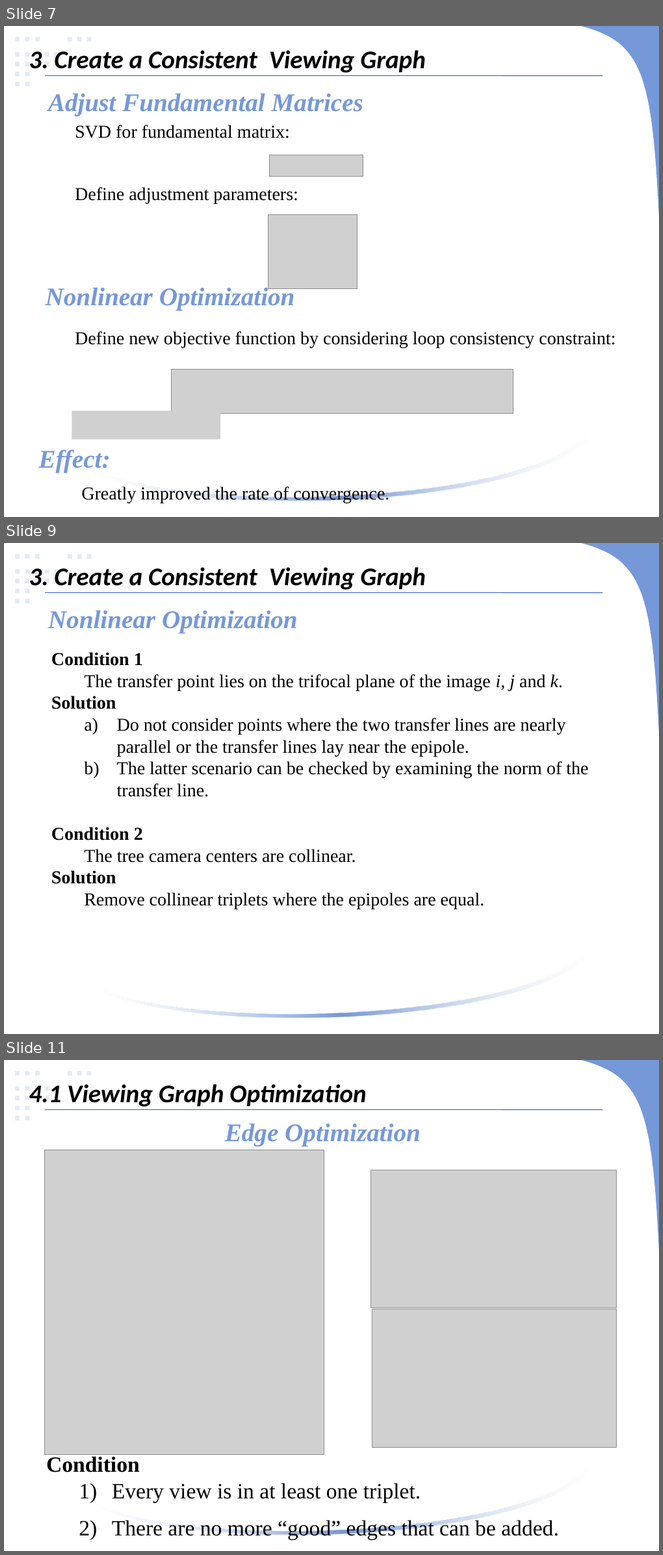
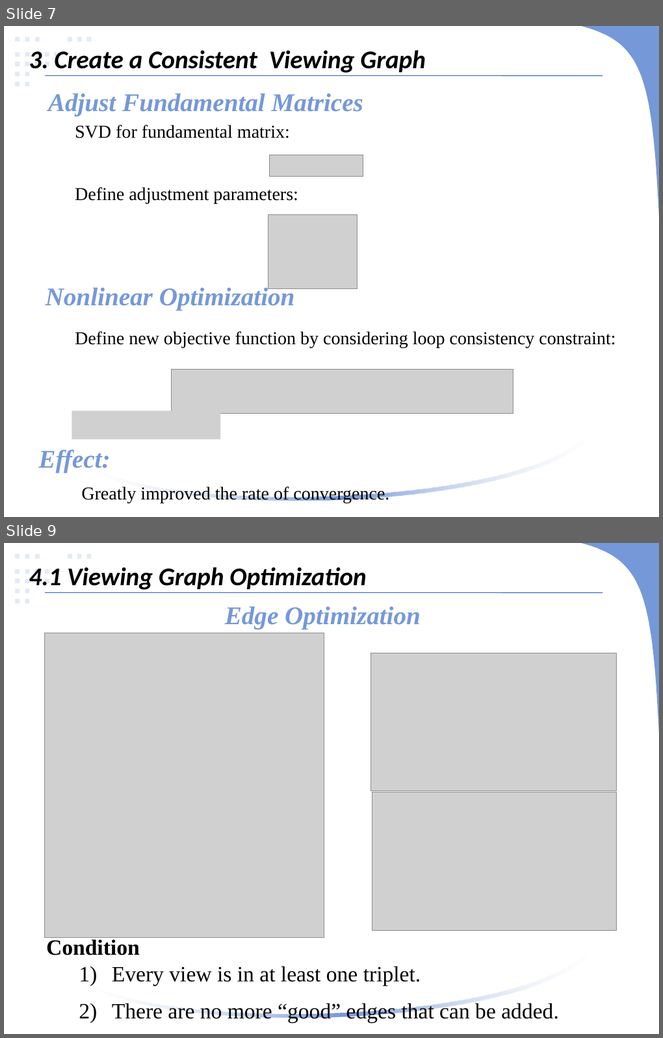
Before and after one commit to linlinge/monday-speech, a slide deck: 2019.03.25 ICCV 2015, Optimizing the Viewing Graph for Structure-from-Motion.pptx. Shown one above the other, each under a label of ours: slides 7, 9 and 11 before the commit, slides 7 and 9 after it; the slides between them are not shown. The pictures are 663x1555 and 663x1038 pixels, drawn with LibreOffice and Linux fonts; fonts in the diff are those of the drawing; grey boxes stand for pictures. Boxes give left, top, right and bottom in pixels: in the first picture for what was removed or moved away, otherwise in the second. Text is boxed around its words. In the diff, an @@ line names an element or a change of style, - is before the commit and + after.

```diff
--- a/2019.03.25 ICCV 2015, Optimizing the Viewing Graph for Structure-from-Motion.pptx
+++ b/2019.03.25 ICCV 2015, Optimizing the Viewing Graph for Structure-from-Motion.pptx
@@ slide 9 removed at [4, 543, 659, 1034], background #00B050; not listed: 23 template elements that a slide beside it also shows @@
@@ text removed at [29, 567, 426, 590] @@
-3. Create a Consistent Viewing Graph
@@ line removed from (44, 593) to (603, 593) @@
@@ text removed at [48, 611, 298, 633] @@
-Nonlinear Optimization
@@ text removed at [51, 652, 588, 909] @@
-Condition 1
-  The transfer point lies on the trifocal plane of the image i, j and k.
-Solution
-  a) Do not consider points where the two transfer lines are nearly parallel or the transfer lines lay near the epipole.
-  b) The latter scenario can be checked by examining the norm of the transfer line.
-Condition 2
-  The tree camera centers are collinear.
-Solution
-  Remove collinear triplets where the epipoles are equal.
@@ what was slide 11 is now slide 9 @@
```
Also in this commit, not shown: 7 slides changed, 3 other slides removed.
